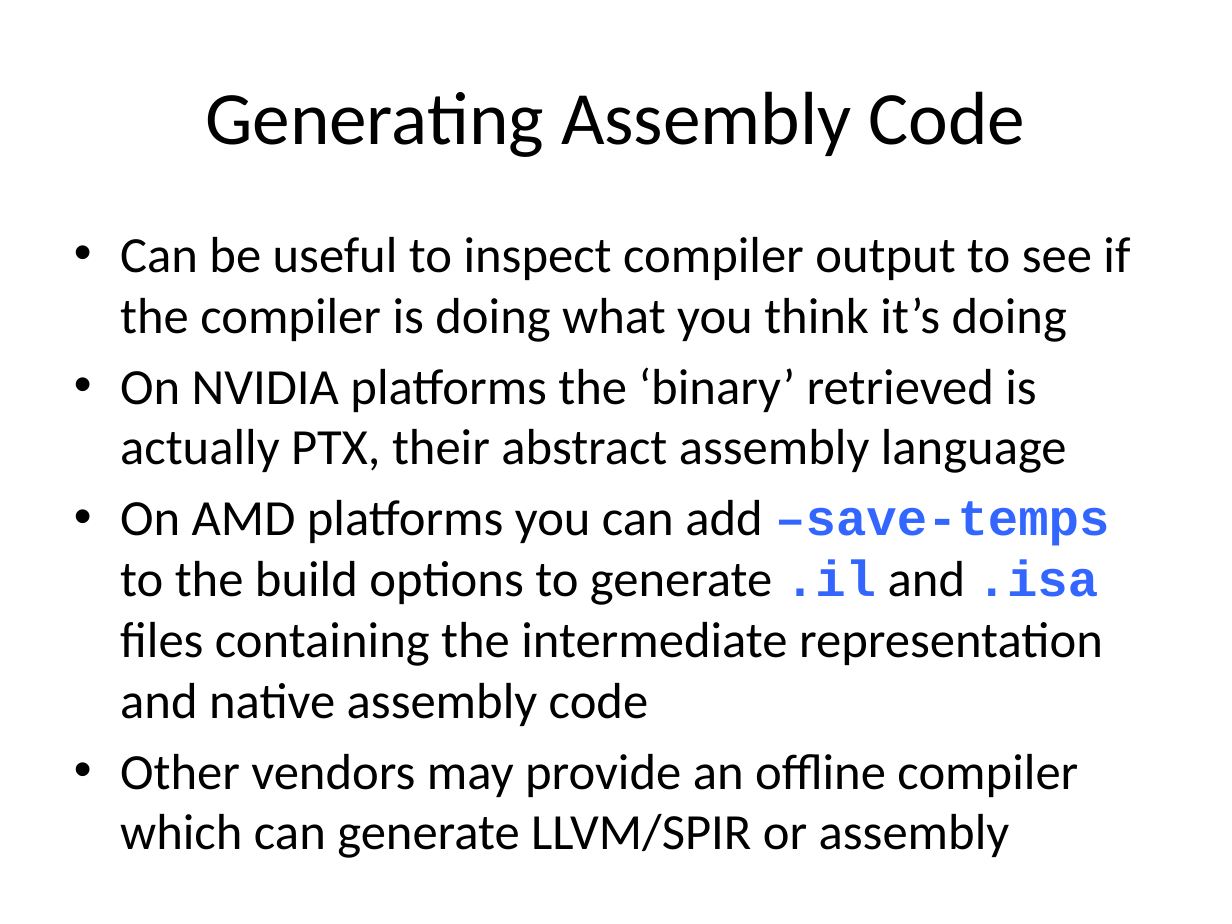
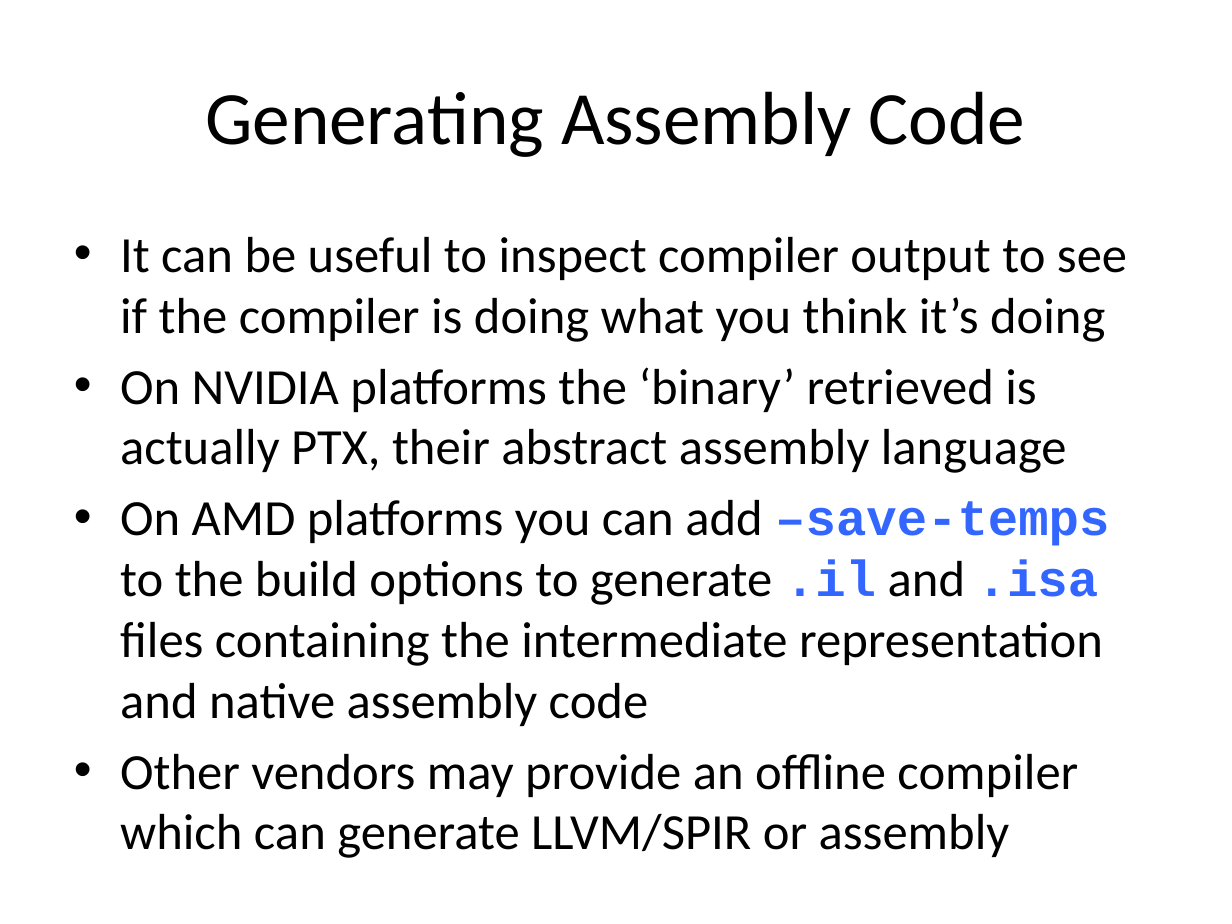
Before and after one commit to UoB-HPC/opencl-training-code, a slide deck: slide 11 of slides/advanced_part2.pptx. Drawn at 1232x924 pixels with LibreOffice and Linux fonts; fonts in the diff are those of the drawing. Boxes give left, top, right and bottom in pixels: in the first picture for what was removed or moved away, otherwise in the second. Text is boxed around its words. In the diff, an @@ line names an element or a change of style, - is before the commit and + after.

```diff
--- a/slides/advanced_part2.pptx
+++ b/slides/advanced_part2.pptx
@@ text at bbox=[120, 237, 1127, 342]: text changed @@
-• Can be useful to inspect compiler output to see if the compiler is doing what you think it’s doing
+• It can be useful to inspect compiler output to see if the compiler is doing what you think it’s doing
```
Also in this commit, not shown: 6 other slides changed, 1 other file.
